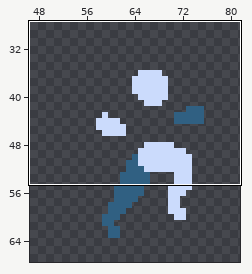
Edited in one commit: pixel-art file (Assets/Resources/Sprites/player/player.aseprite). The picture above shows the old version from afar; the outline marks the close-up.
Close-up. First the earlier version:
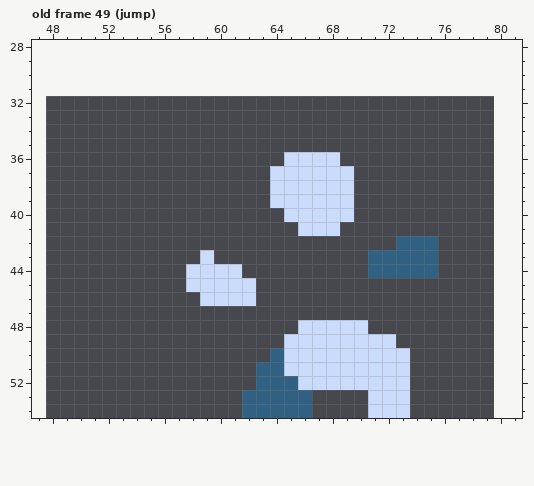
32x32 pixels, 55 frames. Shown: old frame 49 (jump): x 47..81, y 28..54. The old version is drawn lined up with the new one, on the new canvas. The wide view leaves out empty margins. The commit also changed other frames or places, which this record leaves out.
After:
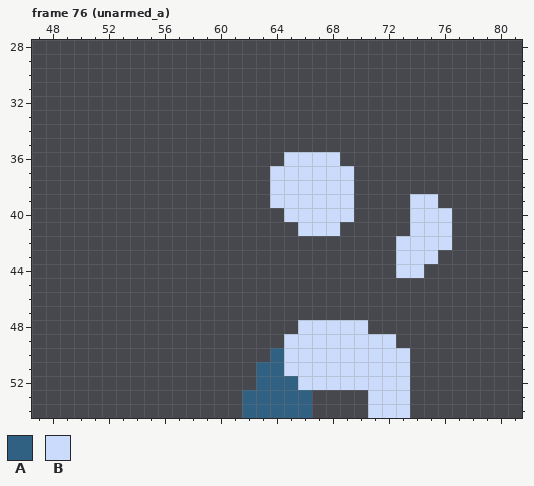
Palette (. is transparent): A #306082  B #cbdbfc
A new or re-ordered frame is compared with the old frame closest to it.
The commit says: unarmed attacks skeleton and jump arcs
The edit:
canvas 32x32 -> 128x96, the old top-left corner now at 48,32
frames 55 -> 91
--- frame 76 (unarmed_a) is new; against old frame 49 (jump)
@@ x 56..78 @@
 38 ........BBBBBB.........
-39 ........BBBBBB.........
-40 .........BBBBB.........
-41 ..........BBB..........
-42 .................AAA...
-43 ...B...........AAAAA...
-44 ..BBBB.........AAAAA...
-45 ..BBBBB................
-46 ...BBBB................
+39 ........BBBBBB....BB...
+40 .........BBBBB....BBB..
+41 ..........BBB.....BBB..
+42 .................BBBB..
+43 .................BBB...
+44 .................BB....
+45 .......................
+46 .......................
 47 .......................
Boxes around the changes in both close-ups, in picture pixels (x1, y1, x2, y2):
changed: (368, 194, 452, 278)
erased: (186, 250, 256, 306)
